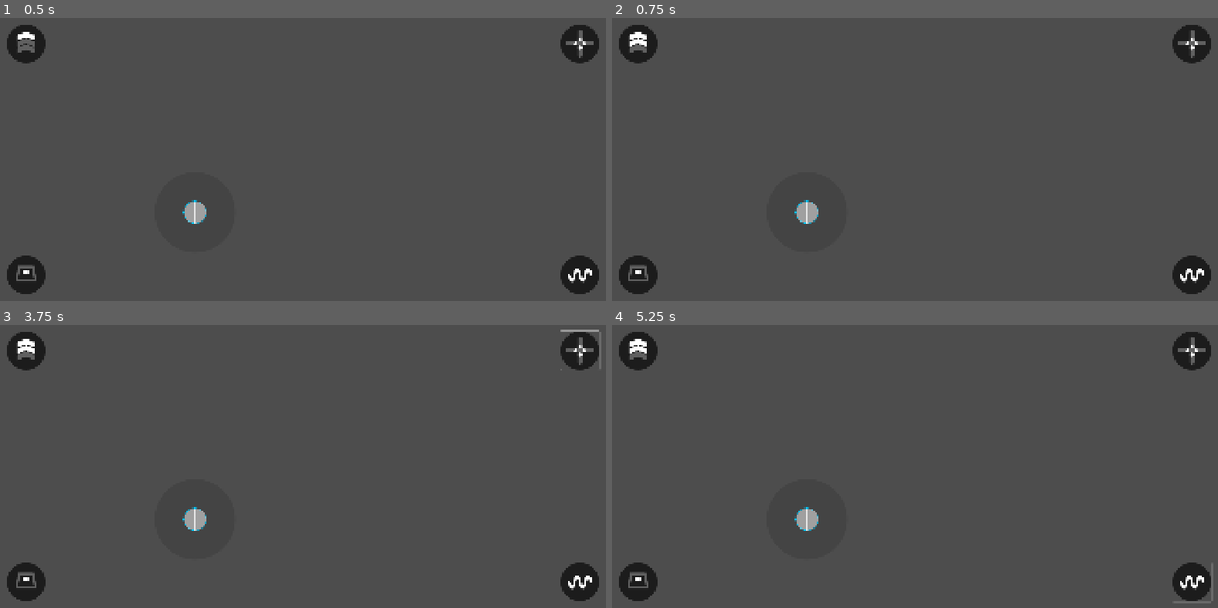
Above: before the commit, frames 1-4 (two rows, left to right).
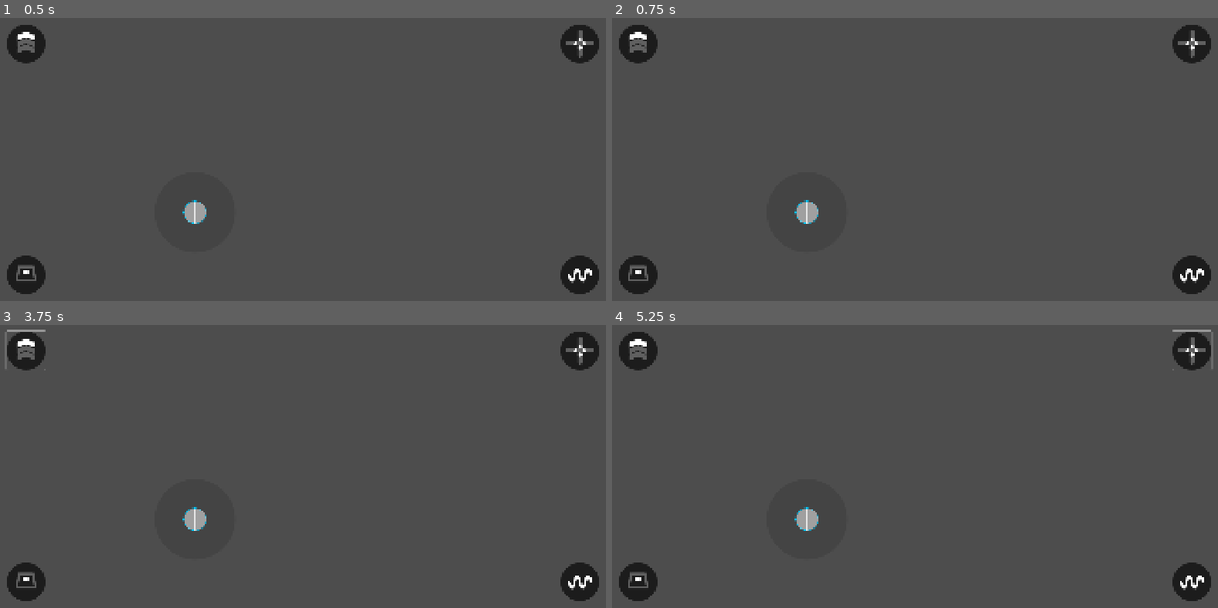
Above: after the commit, the same moments.

Repository: CantanTam/blecaco_phone
Game: Godot game, scene res://scenes/modes/game_mode.tscn
Two runs of this game, one before a commit and one after it. Both use one fixed random seed, a clock stepped at 60 frames per second and the inputs below. This scene is started directly instead of the project's main scene.
Inputs (mouse positions are in pixels of both pictures, inside the frame that each line leads up to):
- Up to frame 1 (0.5 s): no input
- Up to frame 2 (0.75 s): click (636, 43) at 0.5 s
- Up to frame 3 (3.75 s): click (581, 350) at 1.25 s; click (581, 582) at 2 s; click (24, 582) at 2.75 s; tap Enter at 3.5, 3.6 s; move the mouse to (436, 424) at 3.52 s; hold Up from 3.53 s (still down); click (436, 424) at 3.67 s
- Up to frame 4 (5.25 s): tap Space at 3.77, 4.25 s; release Up at 4.25 s; drag from (793, 458) to (884, 508) at 4.27 s; tap Enter at 5 s; move the mouse to (975, 364) at 5.02 s; hold Up from 5.03 s (still down); tap Tab at 5.1 s; click (975, 364) at 5.17 s

Frame 1 is identical in both runs. In frame 2, less than 0.1% of the frame differs, in the area x 2-6%, y 7-11%; in frame 3, 0.3%, in the area x 0-100%, y 1-17%; in frame 4, 0.3%.

Commit message:
Revert "game_mode: RunSpeed 按钮——RUN_SPEED 1→2→3 循环，图标对应 One/Two/Three.svg"
This reverts commit 588d4c89460cbb3f01ce73cb85638ab27455a954.

Diff:
--- a/scripts/modes/game_mode.gd
+++ b/scripts/modes/game_mode.gd
@@ -11,13 +11,6 @@
 ## 摇杆归一化半径（位移 / 此值 = -1..1）
 const STICK_LIMIT_RADIUS: float = 250.0
 
-## RunSpeed 三档图标
-const ICON_RUN_SPEED := {
-	1: "res://resources/RunSpeedOne.svg",
-	2: "res://resources/RunSpeedTwo.svg",
-	3: "res://resources/RunSpeedThree.svg",
-}
-
 ## 发送频率（Hz）
 const SEND_HZ: float = 60.0
 
@@ -40,12 +33,6 @@
 ## 摇杆归一化向量（x 右为正 / y 下为正，长度 ≤ 1）
 var _stick_vector: Vector2 = Vector2.ZERO
 
-## RunSpeed 档位（1 / 2 / 3，循环）
-var RUN_SPEED: int = 1
-
-## 三档图标的纹理缓存
-var _run_speed_icons: Dictionary = {}
-
 ## Blender 连接节点
 var connection_node: Node = null
 
@@ -64,7 +51,6 @@
 @onready var move_stick_area: Panel = $MoveStickArea
 @onready var move_button: Panel = $MoveStickArea/MoveButton
 @onready var game_run_notice: Panel = $GameRunNotice
-@onready var run_speed_button: Button = $RunSpeed
 
 
 func _ready() -> void:
@@ -79,16 +65,6 @@
 	# 通知图标初始隐藏（距离为 0 < 250）
 	if game_run_notice != null:
 		game_run_notice.visible = false
-
-	# RunSpeed：加载三档图标 + 应用初始档位
-	_load_run_speed_icons()
-	_apply_run_speed_icon()
-
-	# ⚠️ 不用 Button 的 pressed 信号：真机上不可靠 ✗
-	#    改用 _input() 手动命中检测（和 MoveButton 同一套）
-	if run_speed_button != null:
-		run_speed_button.focus_mode = Control.FOCUS_NONE
-		run_speed_button.expand_icon = true
 
 	# 找 Blender 连接节点
 	connection_node = get_tree().root.find_child(CONNECTION_NODE_NAME, true, false)
@@ -103,51 +79,6 @@
 	)
 
 
-## 预加载三档图标
-func _load_run_speed_icons() -> void:
-	for level in ICON_RUN_SPEED.keys():
-		var path: String = ICON_RUN_SPEED[level]
-
-		if ResourceLoader.exists(path):
-			_run_speed_icons[level] = load(path)
-		else:
-			print("[GameMode] RunSpeed 图标缺失：", path)
-
-
-## 按当前 RUN_SPEED 更新按钮图标
-func _apply_run_speed_icon() -> void:
-	if run_speed_button == null:
-		return
-
-	var texture: Variant = _run_speed_icons.get(RUN_SPEED)
-
-	if texture == null:
-		return
-
-	run_speed_button.icon = texture
-	run_speed_button.expand_icon = true
-
-
-## RunSpeed 被点击：档位 +1，超过 3 就回到 1
-func _cycle_run_speed() -> void:
-	RUN_SPEED += 1
-
-	if RUN_SPEED > 3:
-		RUN_SPEED = 1
-
-	_apply_run_speed_icon()
-
-	print("[GameMode] RUN_SPEED = ", RUN_SPEED)
-
-
-## 屏幕坐标是否落在 RunSpeed 按钮上
-func _is_run_speed_hit(viewport_position: Vector2) -> bool:
-	if run_speed_button == null or not run_speed_button.is_visible_in_tree():
-		return false
-
-	return run_speed_button.get_global_rect().has_point(viewport_position)
-
-
 ## 计算 MoveButton 的静止位置（让它圆心对齐 MoveStickArea 圆心）
 func _update_rest_position() -> void:
 	if move_stick_area == null or move_button == null:
@@ -322,11 +253,6 @@
 		var touch := event as InputEventScreenTouch
 
 		if touch.pressed:
-			# RunSpeed 优先（它在摇杆区域之外，不会冲突）
-			if _is_run_speed_hit(touch.position):
-				_cycle_run_speed()
-				return
-
 			if _dragging:
 				return
 
@@ -367,10 +293,6 @@
 			return
 
 		if mouse.pressed:
-			if _is_run_speed_hit(mouse.position):
-				_cycle_run_speed()
-				return
-
 			if _dragging or not _is_stick_area_hit(mouse.position):
 				return
 
